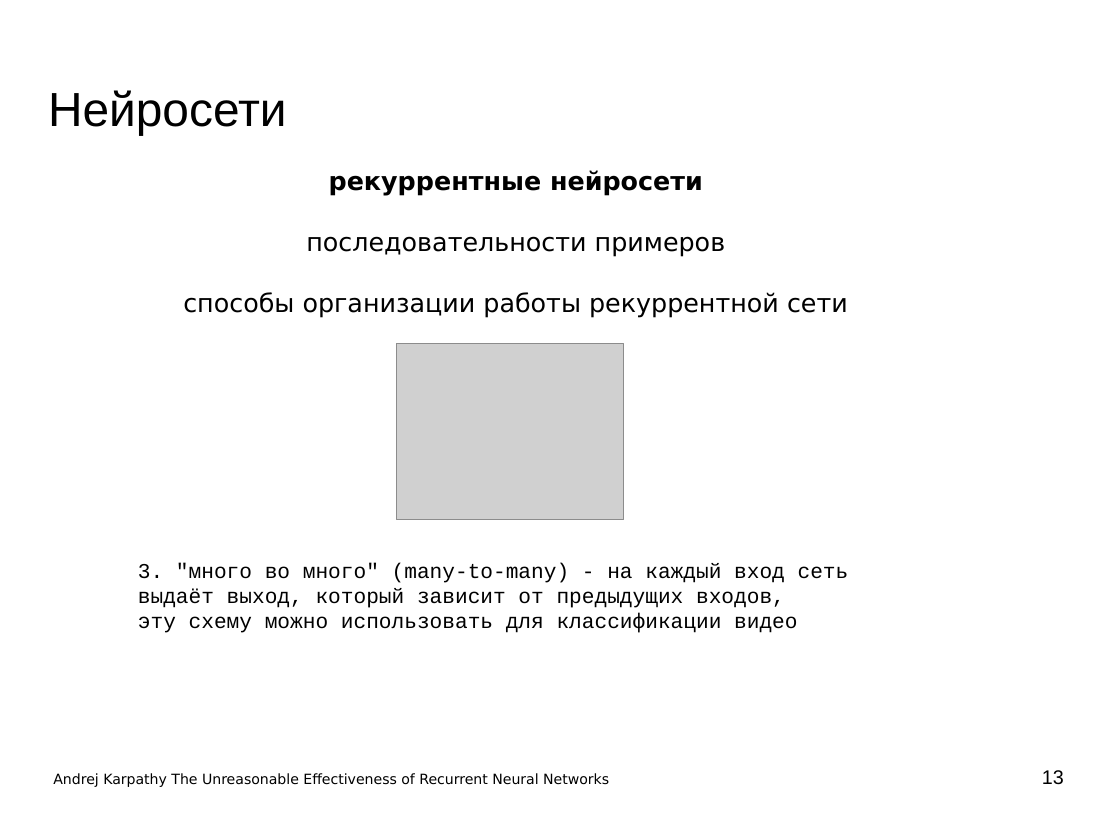
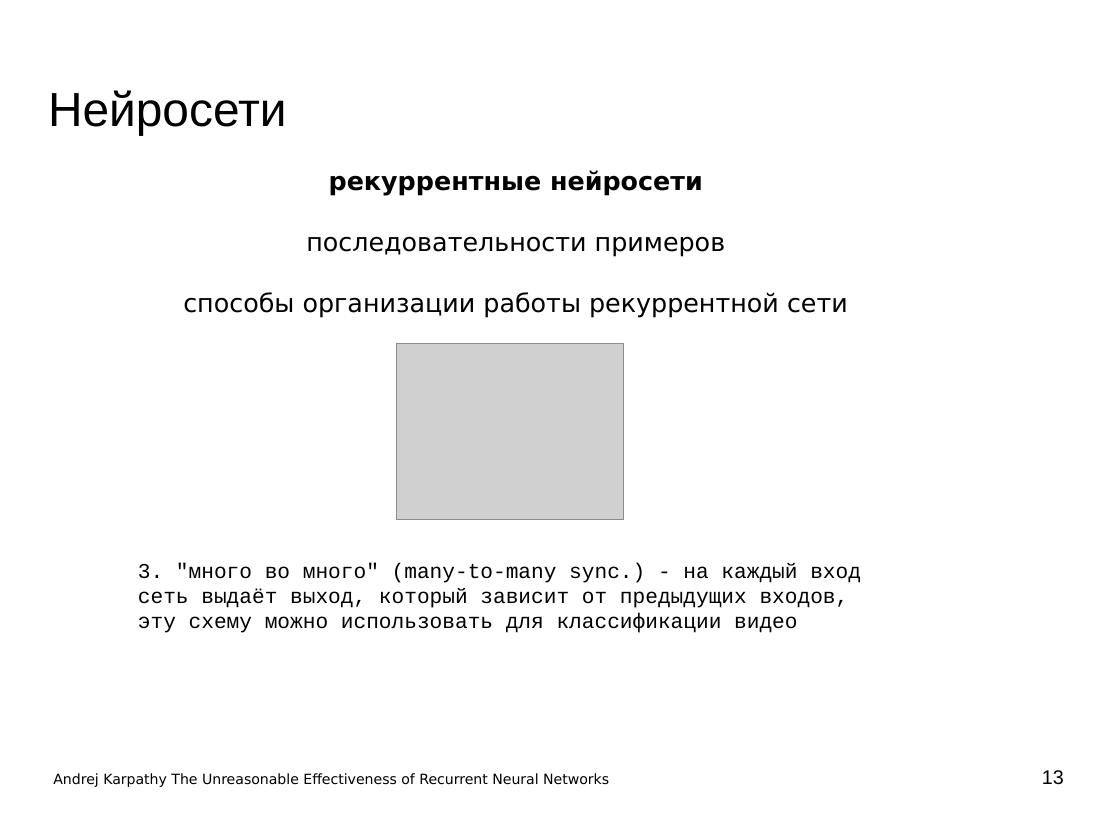
Before and after one commit to mechanoid5/ml_lectorium_legacy, a slide deck: slide 13 of 29-recurrent-ann.odp. Drawn at 1120x840 pixels with LibreOffice and Linux fonts; fonts in the diff are those of the drawing; grey boxes stand for pictures; background and template pictures are left out. Boxes give left, top, right and bottom in pixels: in the first picture for what was removed or moved away, otherwise in the second. Text is boxed around its words. In the diff, an @@ line names an element or a change of style, - is before the commit and + after.

```diff
--- a/29-recurrent-ann.odp
+++ b/29-recurrent-ann.odp
@@ text at box(138, 563, 861, 608): text changed @@
-3. "много во много" (many-to-many) - на каждый вход сеть выдаёт выход, который зависит от предыдущих входов,
+3. "много во много" (many-to-many sync.) - на каждый вход сеть выдаёт выход, который зависит от предыдущих входов,
```
Also in this commit, not shown: 2 other slides changed, 1 slide added, 4 other files.
